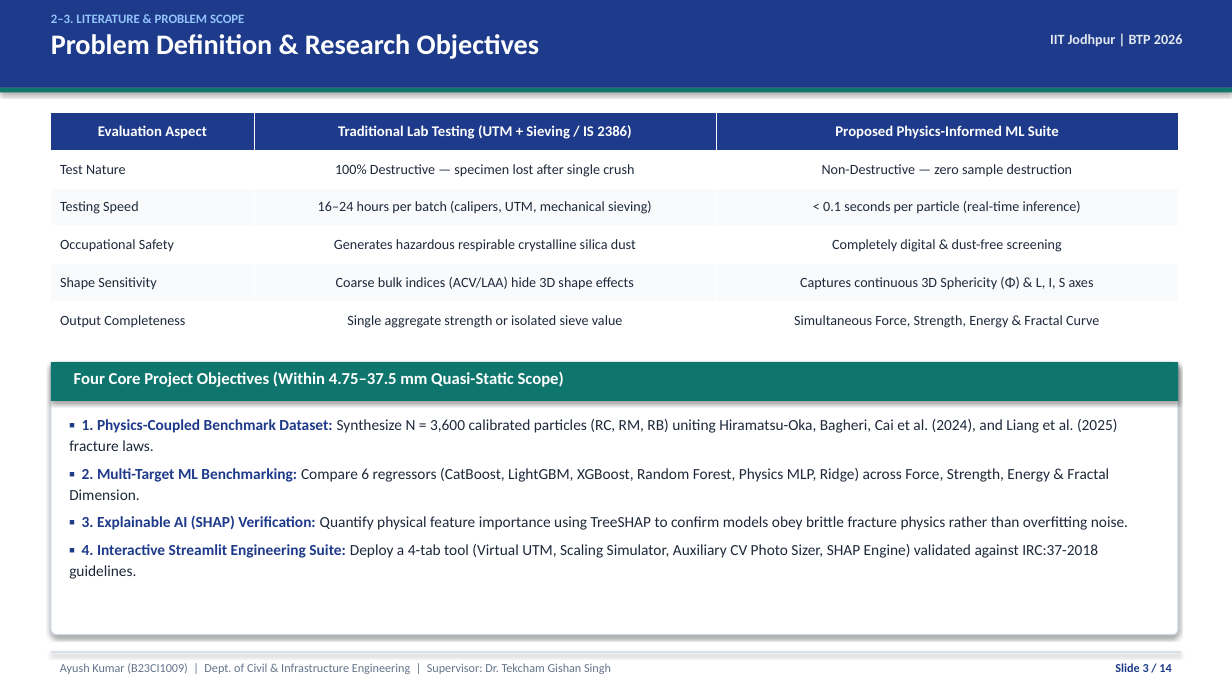
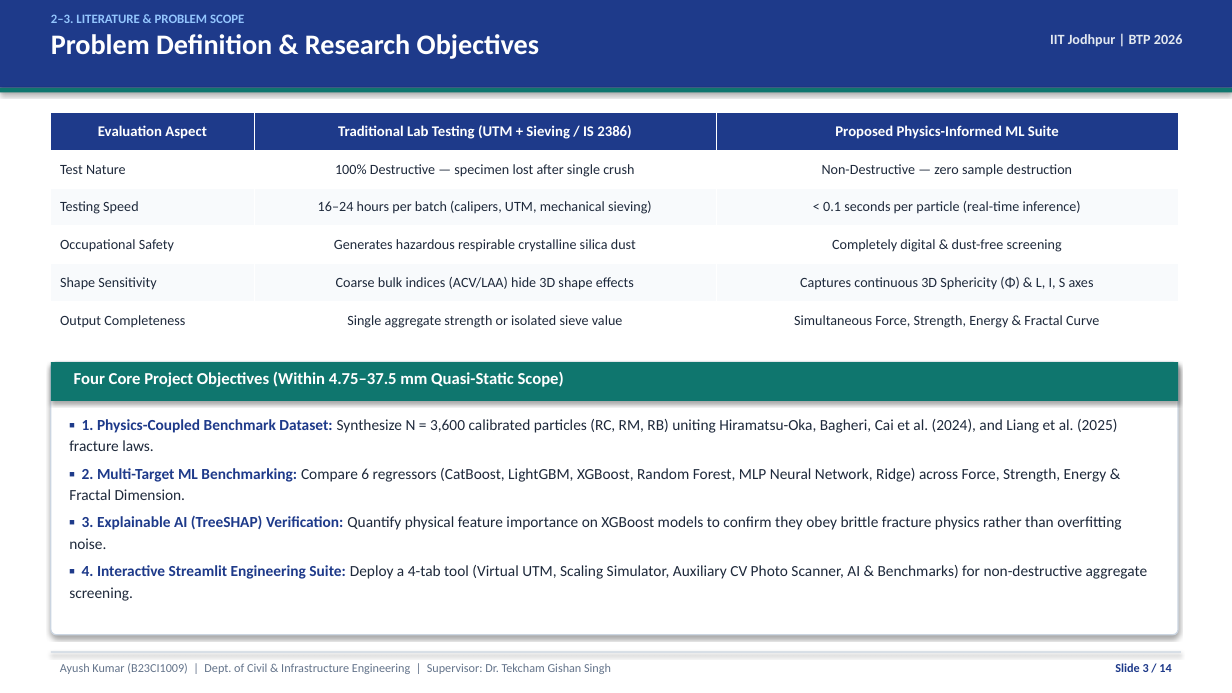
Before and after one commit to AyushhKumaar/BTP-Aggregate-ML, a slide deck: slide 3 of docs/BTP_IITJ_Presentation.pptx. Drawn at 1232x693 pixels with LibreOffice and Linux fonts; fonts in the diff are those of the drawing. Boxes give left, top, right and bottom in pixels: in the first picture for what was removed or moved away, otherwise in the second. Text is boxed around its words. In the diff, an @@ line names an element or a change of style, - is before the commit and + after.

```diff
--- a/docs/BTP_IITJ_Presentation.pptx
+++ b/docs/BTP_IITJ_Presentation.pptx
@@ text at box(69, 468, 1148, 601): text changed @@
-▪ 2. Multi-Target ML Benchmarking: Compare 6 regressors (CatBoost, LightGBM, XGBoost, Random Forest, Physics MLP, Ridge) across Force, Strength, Energy & Fractal Dimension.
-▪ 3. Explainable AI (SHAP) Verification: Quantify physical feature importance using TreeSHAP to confirm models obey brittle fracture physics rather than overfitting noise.
-▪ 4. Interactive Streamlit Engineering Suite: Deploy a 4-tab tool (Virtual UTM, Scaling Simulator, Auxiliary CV Photo Sizer, SHAP Engine) validated against IRC:37-2018 guidelines.
+▪ 2. Multi-Target ML Benchmarking: Compare 6 regressors (CatBoost, LightGBM, XGBoost, Random Forest, MLP Neural Network, Ridge) across Force, Strength, Energy & Fractal Dimension.
+▪ 3. Explainable AI (TreeSHAP) Verification: Quantify physical feature importance on XGBoost models to confirm they obey brittle fracture physics rather than overfitting noise.
+▪ 4. Interactive Streamlit Engineering Suite: Deploy a 4-tab tool (Virtual UTM, Scaling Simulator, Auxiliary CV Photo Scanner, AI & Benchmarks) for non-destructive aggregate screening.
```
Also in this commit, not shown: 11 other slides changed, 11 other files.
